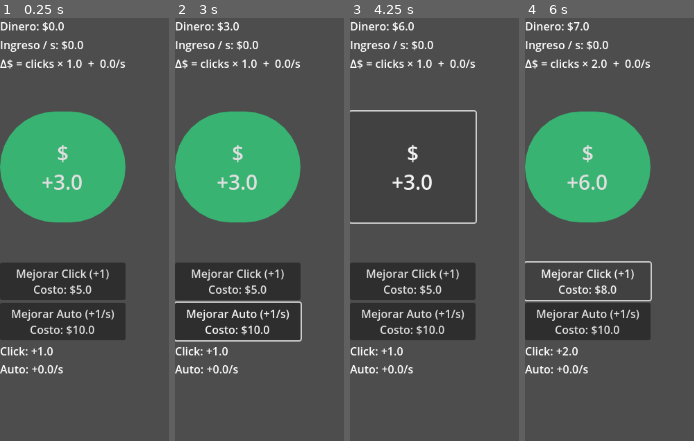
Above: before the commit, frames 1-4 (left to right).
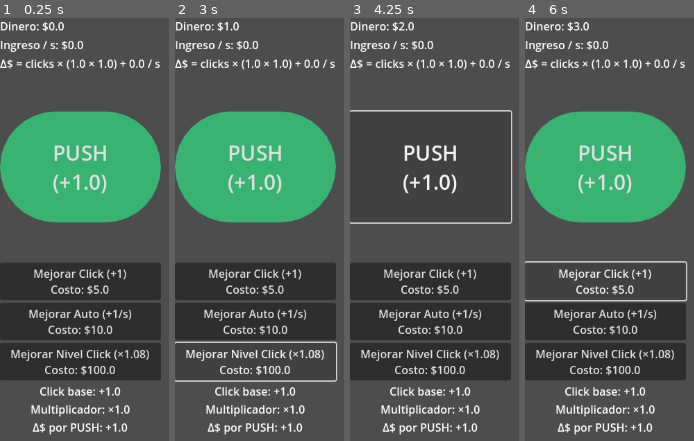
Above: after the commit, the same moments.

Repository: amurito/godot-idle-game
Game: Godot game, scene res://main.tscn
Same seed, same stepped clock (60 frames per second), same inputs: the game is played once before the commit and once after it.
Inputs (mouse positions are in pixels of both pictures, inside the frame that each line leads up to):
- Up to frame 1 (0.25 s): no input
- Up to frame 2 (3 s): click "$ +3.0" (after the commit: "PUSH (+1.0)") at 0.5 s; click "Mejorar Click (+1) Costo: $5.0" at 1.25 s; click "Mejorar Auto (+1/s) Costo: $1…" at 2 s; click (256, 360) at 2.75 s, where only the run after the commit has a clickable "Mejorar Nivel Click (×1.08) C…"
- Up to frame 3 (4.25 s): click "$ +3.0" (after the commit: "PUSH (+1.0)") at 3.5 s
- Up to frame 4 (6 s): click "Mejorar Click (+1) Costo: $5.0" at 4.25 s; click "$ +6.0" (after the commit: "PUSH (+1.0)") at 5 s; click "Mejorar Click (+1) Costo: $8.0" (after the commit: "Mejorar Click (+1) Costo: $5.0") at 5.75 s

The runs differ from the first frame. In frame 1, 24% of the frame differs, in the area x 0-96%, y 9-99%; in frame 2, 19%; in frame 3, 19%; in frame 4, 22%.

Commit message:
v0.2.0 — Structural auto income and clear production visualization

Diff:
--- a/main.gd
+++ b/main.gd
@@ -7,21 +7,21 @@
 var click_upgrade_cost: float = 5.0
 # AUTOMÁTICO
 var auto_upgrade_cost: float = 10.0
-var big_click_value: float = 10.0
-var big_click_multiplier: float = 3.0
-
-
+# === CLICK ESTRUCTURAL (v0.2) ===
+var click_multiplier: float = 1.0
+var click_multiplier_upgrade_cost: float = 100.0
 
 
 # === REFERENCIAS UI (SOLO LAS QUE USAMOS) ===
 @onready var money_label = $VBoxContainer/MoneyLabel
 @onready var income_label = $VBoxContainer/IncomeLabel
-@onready var click_button = $VBoxContainer/ClickButton
+@onready var click_button = $VBoxContainer/BigClickButton
 @onready var upgrade_click_button = $VBoxContainer/UpgradeClickButton
 @onready var upgrade_auto_button = $VBoxContainer/UpgradeAutoButton
 @onready var stats_label = $VBoxContainer/StatsLabel
 @onready var formula_label = $VBoxContainer/FormulaLabel
-@onready var big_click_button = $VBoxContainer/BigClickButton
+@onready var upgrade_click_multiplier_button = \
+$VBoxContainer/UpgradeClickMultiplierButton
 
 
 func _ready():
@@ -56,7 +56,11 @@
 func update_ui():
 	money_label.text = "Dinero: $" + str(round(money))
 	income_label.text = "Ingreso / s: $" + str(round(income_per_second))
-	formula_label.text = "Δ$ = clicks × " + str(click_value) + "  +  " + str(snapped(income_per_second, 0.01)) + "/s"
+	formula_label.text = \
+	"Δ$ = clicks × (" + \
+	str(snapped(click_value, 0.01)) + " × " + \
+	str(snapped(click_multiplier, 0.01)) + \
+	") + " + str(snapped(income_per_second, 0.01)) + " / s"
 
 	upgrade_click_button.text = \
 		"Mejorar Click (+1)\nCosto: $" + str(round(click_upgrade_cost))
@@ -65,14 +69,37 @@
 		"Mejorar Auto (+1/s)\nCosto: $" + str(round(auto_upgrade_cost))
 
 	stats_label.text = \
-		"Click: +" + str(click_value) + \
-		"\nAuto: +" + str(income_per_second) + "/s"
-# === CLICK GRANDE ===
-	big_click_button.text = \
-	"$\n+" + str(click_value * big_click_multiplier)
+	"Click base: +" + str(click_value) + \
+	"\nMultiplicador: ×" + str(snapped(click_multiplier, 0.01)) + \
+	"\nΔ$ por PUSH: +" + str(snapped(get_click_power(), 0.01))
+
+	click_button.text = \
+	"PUSH\n(+" + str(snapped(get_click_power(), 0.01)) + ")"
+	upgrade_click_multiplier_button.text = \
+	"Mejorar Nivel Click (×1.08)\nCosto: $" + \
+	str(round(click_multiplier_upgrade_cost))
+
+
+
+
 
 
 
 func _on_BigClickButton_pressed():
-	money += click_value * big_click_multiplier
+	money += get_click_power()
 	update_ui()
+
+func get_click_power() -> float:
+	return click_value * click_multiplier
+
+func _on_UpgradeClickMultiplierButton_pressed():
+	if money >= click_multiplier_upgrade_cost:
+		money -= click_multiplier_upgrade_cost
+		click_multiplier *= 1.08
+		click_multiplier_upgrade_cost *= 1.4
+		update_ui()
+
+
+
+func _on_upgrade_click_multiplier_button_pressed() -> void:
+	pass # Replace with function body.
--- a/main.tscn
+++ b/main.tscn
@@ -10,6 +10,8 @@
 corner_radius_top_right = 80
 corner_radius_bottom_right = 80
 corner_radius_bottom_left = 80
+
+[sub_resource type="LabelSettings" id="LabelSettings_0xm2m"]
 
 [node name="Main" type="Control"]
 layout_mode = 3
@@ -33,6 +35,7 @@
 
 [node name="FormulaLabel" type="Label" parent="VBoxContainer"]
 layout_mode = 2
+horizontal_alignment = 1
 
 [node name="TopSpacer" type="Control" parent="VBoxContainer"]
 custom_minimum_size = Vector2(0, 50)
@@ -43,7 +46,6 @@
 custom_minimum_size = Vector2(160, 160)
 layout_direction = 2
 layout_mode = 2
-size_flags_vertical = 3
 theme = ExtResource("2_0xm2m")
 theme_override_font_sizes/font_size = 30
 theme_override_styles/normal = SubResource("StyleBoxFlat_h2yge")
@@ -56,16 +58,32 @@
 size_flags_vertical = 3
 
 [node name="UpgradeClickButton" type="Button" parent="VBoxContainer"]
+custom_minimum_size = Vector2(0, 50)
 layout_mode = 2
+size_flags_vertical = 0
 text = "Mejorar click (+$5)
 "
 
 [node name="UpgradeAutoButton" type="Button" parent="VBoxContainer"]
+custom_minimum_size = Vector2(0, 50)
+layout_mode = 2
+
+[node name="UpgradeClickMultiplierButton" type="Button" parent="VBoxContainer"]
+custom_minimum_size = Vector2(0, 50)
 layout_mode = 2
 
 [node name="StatsLabel" type="Label" parent="VBoxContainer"]
+custom_minimum_size = Vector2(0, 130)
+layout_direction = 3
 layout_mode = 2
+size_flags_vertical = 3
+text = "StatsLabel"
+label_settings = SubResource("LabelSettings_0xm2m")
+horizontal_alignment = 1
+autowrap_mode = 2
 
 [connection signal="pressed" from="VBoxContainer/BigClickButton" to="." method="_on_BigClickButton_pressed"]
 [connection signal="pressed" from="VBoxContainer/UpgradeClickButton" to="." method="_on_UpgradeClickButton_pressed"]
 [connection signal="pressed" from="VBoxContainer/UpgradeAutoButton" to="." method="_on_UpgradeAutoButton_pressed"]
+[connection signal="pressed" from="VBoxContainer/UpgradeClickMultiplierButton" to="." method="_on_upgrade_click_multiplier_button_pressed"]
+[connection signal="pressed" from="VBoxContainer/UpgradeClickMultiplierButton" to="." method="_on_UpgradeClickMultiplierButton_pressed"]
Not shown: 1 places in main.tscn that only renumber resources
